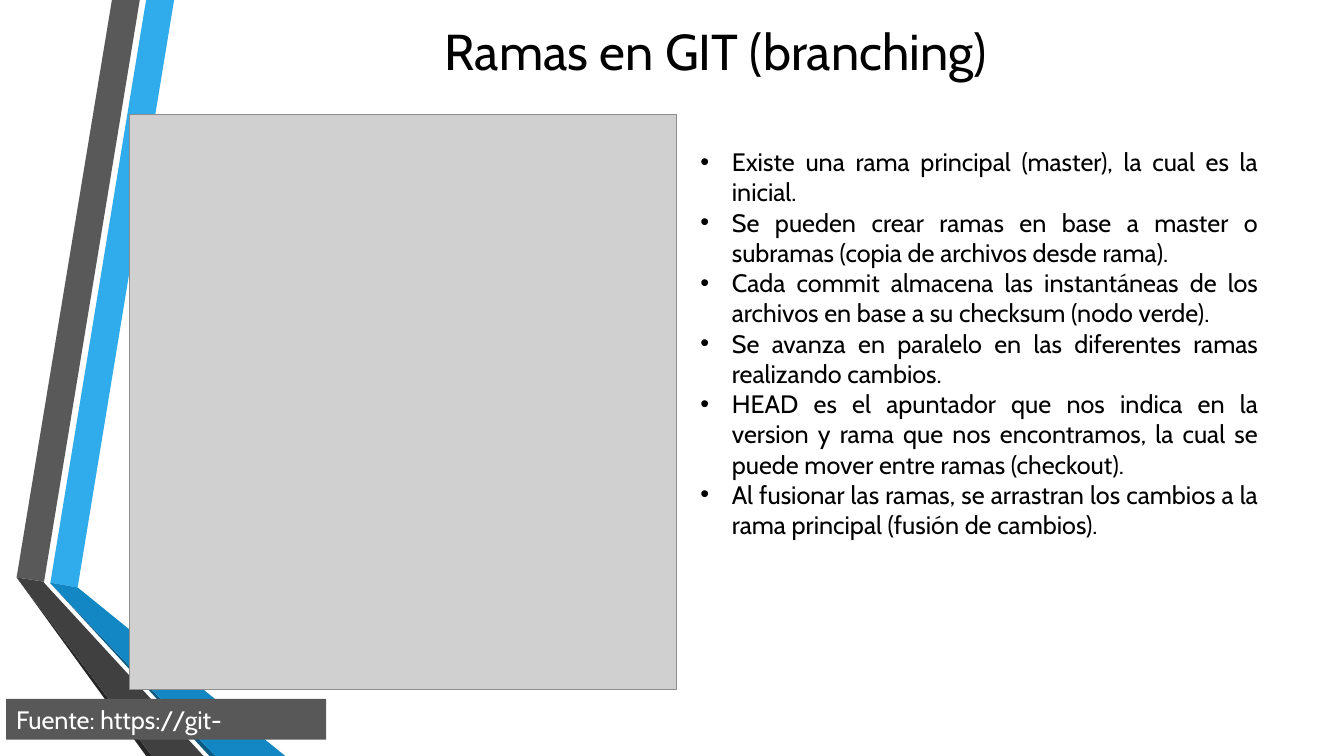
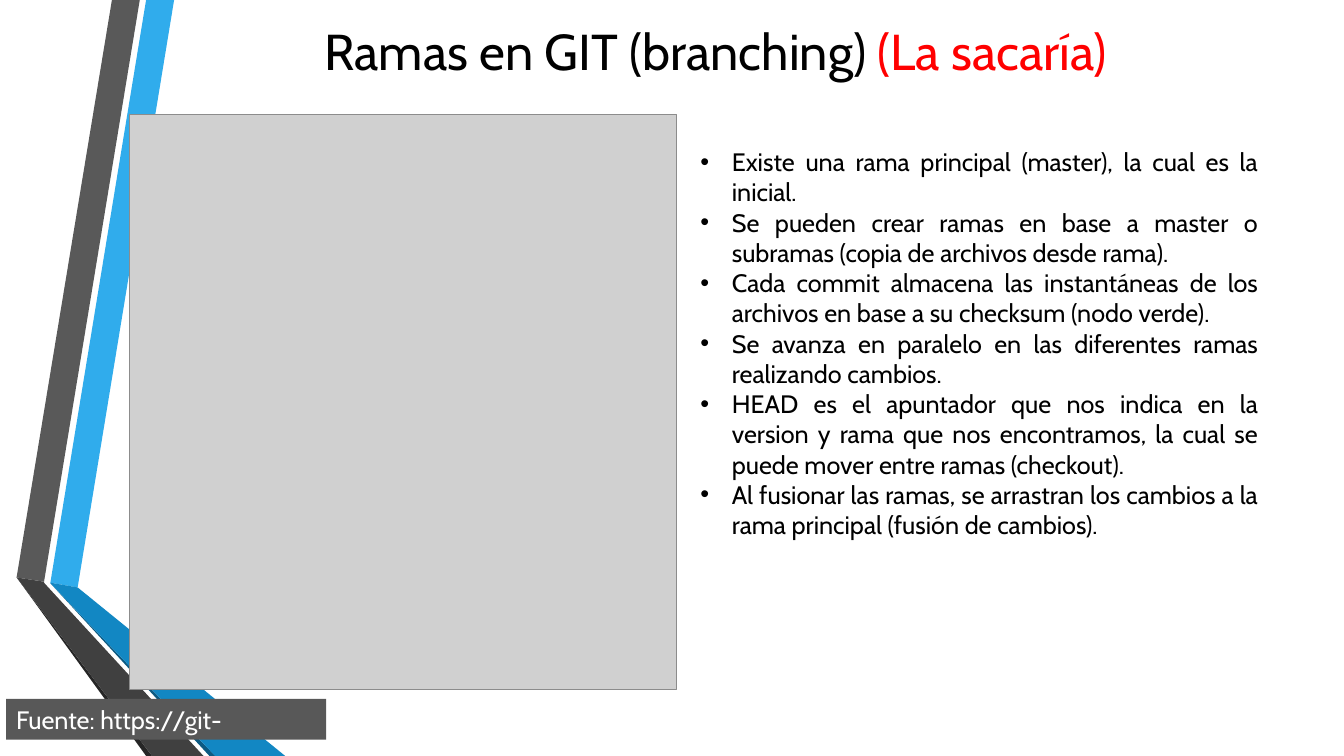
Before and after one commit to campus-digital/tutorialgit, a slide deck: slide 15 of documentos/Presentación3.pptx (slide 11 before the commit). Drawn at 1344x756 pixels with LibreOffice and Linux fonts; fonts in the diff are those of the drawing; grey boxes stand for pictures; background and template pictures are left out. Boxes give left, top, right and bottom in pixels: in the first picture for what was removed or moved away, otherwise in the second. Text is boxed around its words. In the diff, an @@ line names an element or a change of style, - is before the commit and + after.

```diff
--- a/documentos/Presentación3.pptx
+++ b/documentos/Presentación3.pptx
@@ title at [325,32,1107,81]: text changed @@
-Ramas en GIT (branching)
+Ramas en GIT (branching) (La sacaría)
```
Also in this commit, not shown: 7 other slides changed, 5 slides added.
